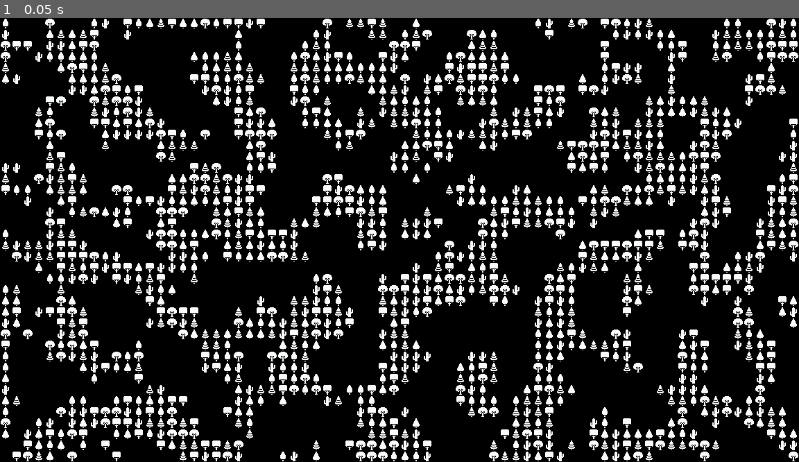
Above: before the commit, frame 1.
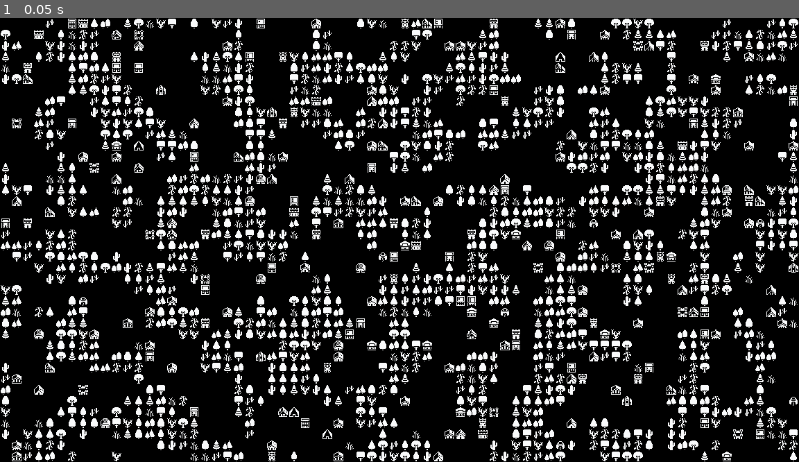
Above: after the commit, the same moment.

Repository: Zishan-Rahman/GD4NoiseRPG
Game: Godot game, scene res://tile_map.tscn
Same seed, same stepped clock (60 frames per second), same inputs: the game is played once before the commit and once after it.
Inputs:
- Up to frame 1 (0.05 s): no input

The runs differ from the first frame. In frame 1, 23% of the frame differs, in the area x 0-100%, y 0-100%.

Commit message:
Add buildings to world generation

Diff:
--- a/tile_map.gd
+++ b/tile_map.gd
@@ -1,8 +1,54 @@
 extends TileMap
 
-var trees: Array[Vector2i] = [Vector2i(0,1),Vector2i(1,1),Vector2i(2,1),Vector2i(5,1),Vector2i(6,1),Vector2i(4,2)]
+var buildings: Array[Vector2i] = [
+	Vector2i(0, 19),
+	Vector2i(1, 19),
+	Vector2i(2, 19),
+	Vector2i(3, 19),
+	Vector2i(4, 19),
+	Vector2i(5, 19),
+	Vector2i(6, 19),
+	Vector2i(7, 19),
+	Vector2i(8, 20),
+	Vector2i(0, 20),
+	Vector2i(1, 20),
+	Vector2i(2, 20),
+	Vector2i(3, 20),
+	Vector2i(4, 20),
+	Vector2i(5, 20),
+	Vector2i(6, 20),
+	Vector2i(7, 20),
+	Vector2i(8, 20),
+	Vector2i(0, 21),
+	Vector2i(1, 21),
+	Vector2i(2, 21),
+	Vector2i(3, 21),
+	Vector2i(4, 21),
+	Vector2i(5, 21),
+	Vector2i(6, 21),
+	Vector2i(7, 21),
+	Vector2i(8, 21)
+]
+var trees: Array[Vector2i] = [
+	Vector2i(0,1),
+	Vector2i(1,1),
+	Vector2i(2,1),
+	Vector2i(3,1),
+	Vector2i(4,1),
+	Vector2i(5,1),
+	Vector2i(6,1),
+	Vector2i(7,1),
+	Vector2i(0,2),
+	Vector2i(1,2),
+	Vector2i(2,2),
+	Vector2i(3,2),
+	Vector2i(4,2)
+]
+
 @onready var NoiseSprite: Sprite2D = $Sprite2D
-@export_range(-1.0, 1.0) var tree_cap: float = 0.0
+@export_range(-1.0, 1.0) var tree_cap: float = -0.048
+@export_range(-1.0, 1.0) var building_cap: float = -0.252
+@export_range(0.0, 0.5) var building_overtakes_tree: float = 0.12
 var x_tile_range: int = ProjectSettings.get_setting("display/window/size/viewport_width") / tile_set.tile_size.x
 var y_tile_range: int = ProjectSettings.get_setting("display/window/size/viewport_height") / tile_set.tile_size.y
 
@@ -11,5 +57,7 @@
 	for x in range(x_tile_range):
 		for y in range(y_tile_range):
 			var noise_point: float = NoiseSprite.texture.noise.get_noise_2d(x * tile_set.tile_size.x, y * tile_set.tile_size.y)
-			if noise_point < tree_cap:
+			if noise_point < tree_cap and not get_used_cells(0).has(Vector2i(x, y)):
 				set_cell(0, Vector2i(x, y), 0, trees.pick_random())
+			if ((building_cap <= tree_cap and randf() < building_overtakes_tree) or (building_cap > tree_cap and noise_point < building_cap)) and not get_used_cells(0).has(Vector2i(x, y)):
+				set_cell(0, Vector2i(x, y), 0, buildings.pick_random())
--- a/tile_map.tscn
+++ b/tile_map.tscn
@@ -1089,6 +1089,7 @@
 sources/0 = SubResource("TileSetAtlasSource_1e80b")
 
 [sub_resource type="FastNoiseLite" id="FastNoiseLite_fsyqk"]
+metadata/_preview_in_3d_space_ = true
 
 [sub_resource type="NoiseTexture2D" id="NoiseTexture2D_f1lv3"]
 width = 1152
